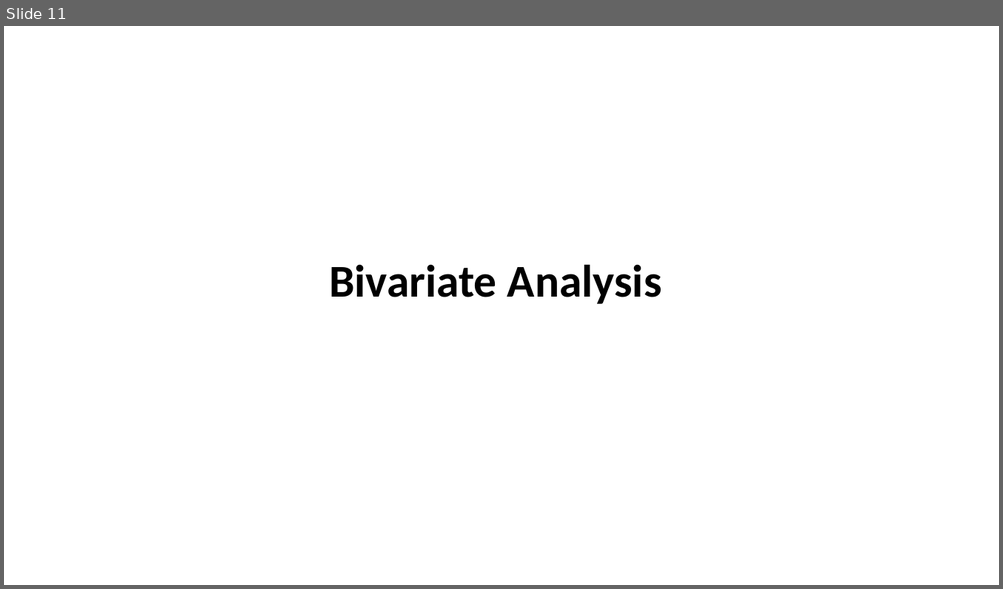
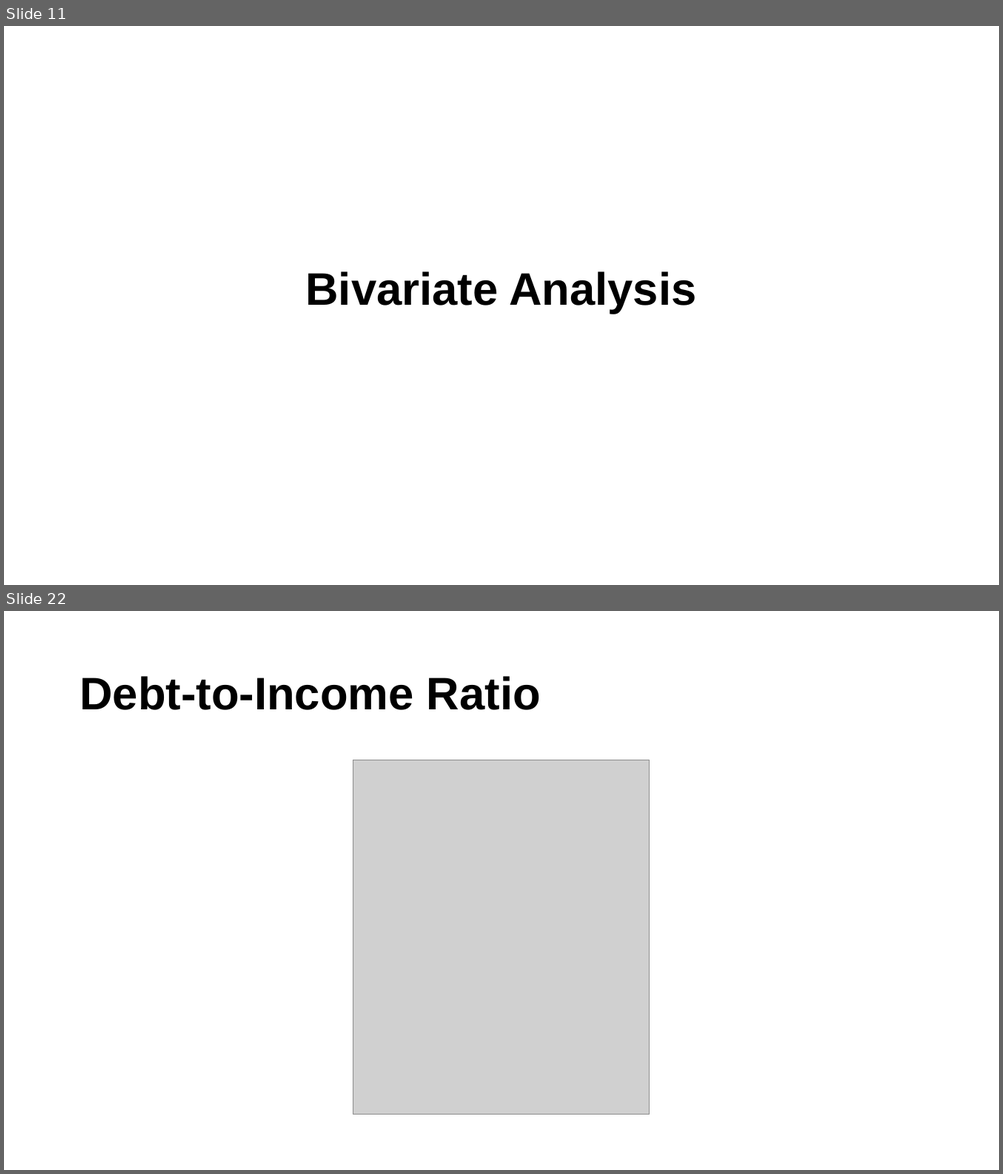
Before and after one commit to supriyaKU23/LendingClubCaseStudy, a slide deck: Lending Club Case Study.pptx. Shown one above the other, each under a label of ours: slide 11 before the commit, slides 11 and 22 after it; the slides between them are not shown. The pictures are 1003x589 and 1003x1174 pixels, drawn with LibreOffice and Linux fonts; fonts in the diff are those of the drawing; grey boxes stand for pictures. Boxes give left, top, right and bottom in pixels: in the first picture for what was removed or moved away, otherwise in the second. Text is boxed around its words. In the diff, an @@ line names an element or a change of style, - is before the commit and + after.

```diff
--- a/Lending Club Case Study.pptx
+++ b/Lending Club Case Study.pptx
@@ slide 22 added at (x1=4, y1=611, x2=999, y2=1170), background #FFFFFF @@
@@ title added at (x1=79, y1=676, x2=540, y2=710), 44 pt, text #000000, bold @@
+Debt-to-Income Ratio
@@ picture added at (x1=353, y1=760, x2=649, y2=1116) @@
@@ slide 11 changed as well @@
@@ title "Bivariate Analysis" moved from (x1=329, y1=264, x2=662, y2=304) to (x1=306, y1=272, x2=696, y2=314) @@
@@ title "Bivariate Analysis" at (x1=306, y1=272, x2=696, y2=314): font Calibri to Arial @@
```
Also in this commit, not shown: 9 other slides changed, 19 other slides added, 2 slides removed.
